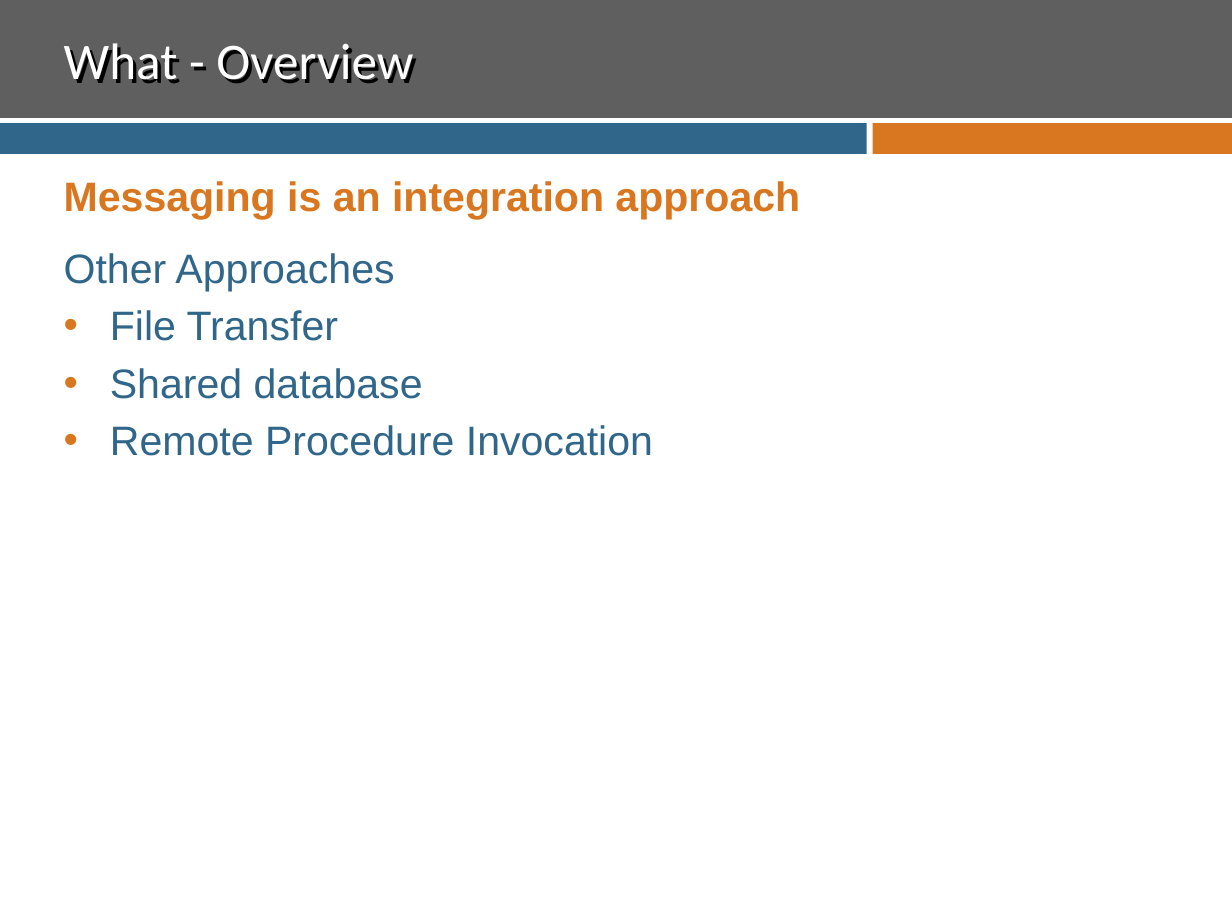
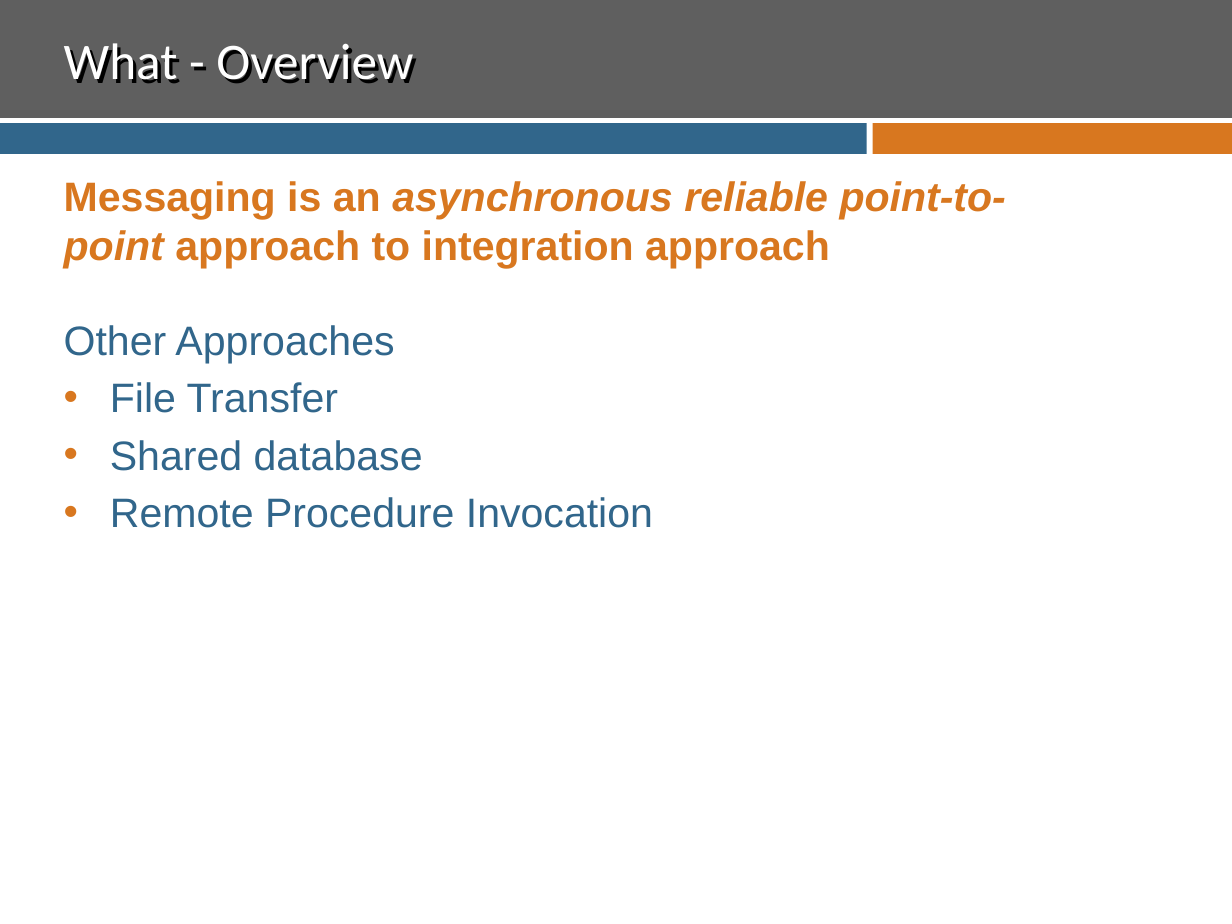
Before and after one commit to ssuing8825/MessagingDemo, a slide deck: slide 4 of Presentation.pptx. Drawn at 1232x924 pixels with LibreOffice and Linux fonts; fonts in the diff are those of the drawing; background and template pictures are left out. Boxes give left, top, right and bottom in pixels: in the first picture for what was removed or moved away, otherwise in the second. Text is boxed around its words. In the diff, an @@ line names an element or a change of style, - is before the commit and + after.

```diff
--- a/Presentation.pptx
+++ b/Presentation.pptx
@@ subtitle at (x1=64, y1=181, x2=1006, y2=269): text changed @@
-Messaging is an integration approach
+Messaging is an asynchronous reliable point-to-point approach to integration approach
@@ text "Other Approaches" moved from (x1=64, y1=253, x2=653, y2=456) to (x1=64, y1=325, x2=653, y2=528) @@
```
Also in this commit, not shown: 7 other slides changed, 3 slides added, 1 slide removed.
